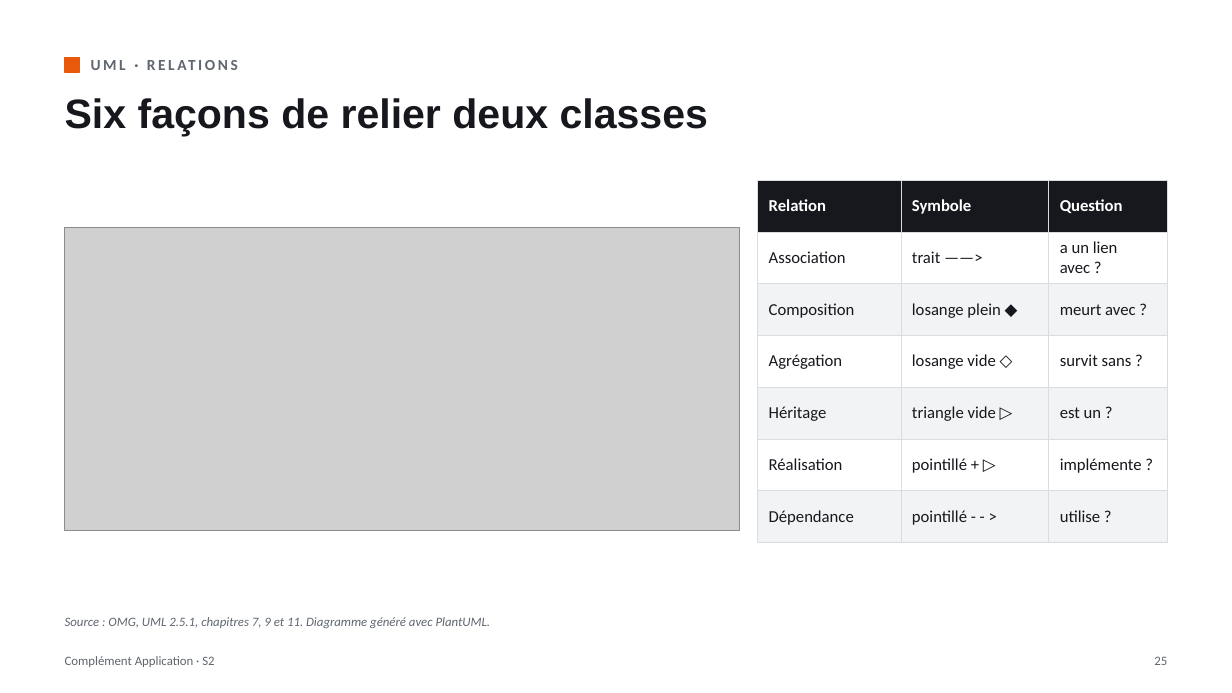
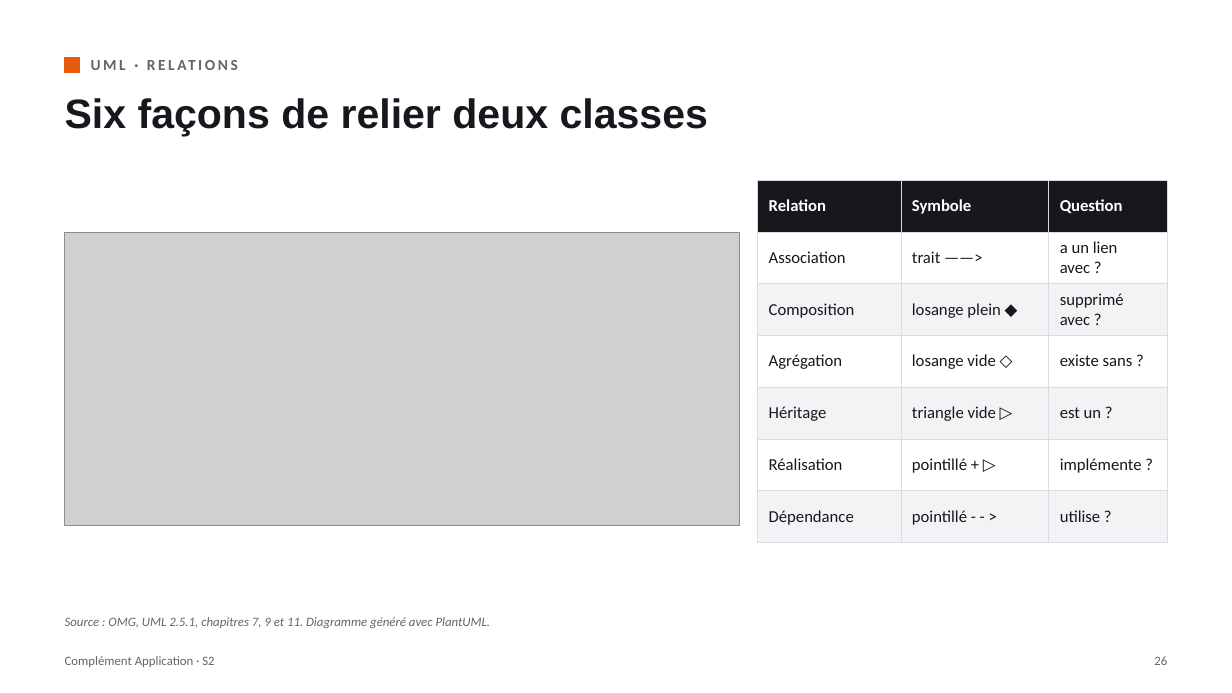
Before and after one commit to lle-condorcet/condorcet-2027, a slide deck: slide 26 of slides/20260930_LLE_CA_S02.pptx (slide 25 before the commit). Drawn at 1232x693 pixels with LibreOffice and Linux fonts; fonts in the diff are those of the drawing; grey boxes stand for pictures. Boxes give left, top, right and bottom in pixels: in the first picture for what was removed or moved away, otherwise in the second. Text is boxed around its words. In the diff, an @@ line names an element or a change of style, - is before the commit and + after.

```diff
--- a/slides/20260930_LLE_CA_S02.pptx
+++ b/slides/20260930_LLE_CA_S02.pptx
@@ table at [758, 180, 1167, 529] @@
-row 3, column 3: meurt avec ?
+row 3, column 3: supprimé avec ?
-row 4, column 3: survit sans ?
+row 4, column 3: existe sans ?
@@ picture: place and size @@
-picture at [65, 227, 739, 531]
+picture at [65, 232, 739, 525]
@@ text at [1154, 656, 1167, 665]: text changed @@
-25
+26
```
Also in this commit, not shown: 33 other slides changed, 2 slides added, 5 slides removed, 3 other files.
